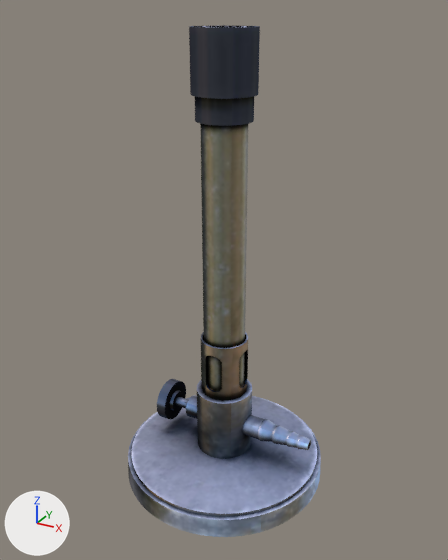
A saved change to the glTF model src/assets/models/GecoLab/bunsen_burner.glb.
Rendered twice from a 50 mm camera at (0.0902, -0.1643, 0.1612) aimed at (0.0, -0.0004, 0.0792). Lighting does not change. The marker at lower left points along +X, +Y and +Z. Where no turn or scale is listed for an object, it has been applied to the vertices. Vertices at the same position are counted once.

Script lines for the objects in view, before the commit:
```python
me_mesh_034 = bpy.data.meshes.new('Mesh.034')
me_mesh_034.from_pydata(...)  # 2029 vertices, 3862 faces; spans x -0.036..0.036, y -0.036..0.036, z -0.076..0.076
me_mesh_034.materials.append(mat_geco_group_a_010)
ob_bunsen_burner = bpy.data.objects.new('bunsen_burner', me_mesh_034)
ob_bunsen_burner.location = (0.0, 0.0, 0.08)
```
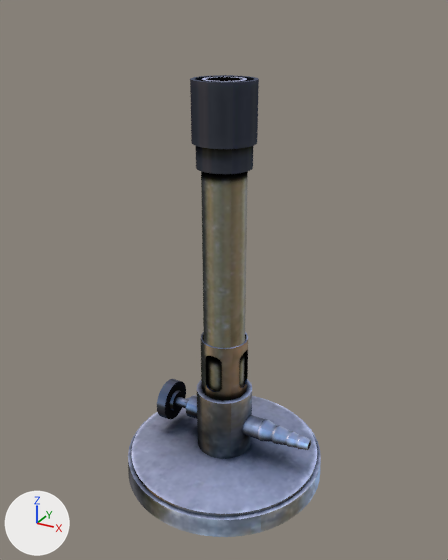
Where the change shows, as pixel boxes [x1, y1, x2, y2] in the pictures (448 x 560 px; the box of a moved part takes in the faces that stretch with it):
'bunsen_burner', reshaped (10% shorter)
    before: [128, 25, 321, 537]
    after: [128, 75, 321, 537]
part 1 of me_mesh_034, moved or reshaped
    before: [189, 25, 260, 126]
    after: [190, 75, 259, 174]
part 2 of me_mesh_034, moved or reshaped
    before: [200, 124, 248, 391]
    after: [201, 171, 248, 391]

Diff of the bpy script that builds the scene:
```diff
--- a/src/assets/models/GecoLab/bunsen_burner.glb.py
+++ b/src/assets/models/GecoLab/bunsen_burner.glb.py
@@ me_mesh_034 @@
 me_mesh_034.from_pydata(...)  # 2029 vertices, 3862 faces; spans x -0.036..0.036, y -0.036..0.036, z -0.076..0.076
 # used by ob_bunsen_burner; location = (0.0, 0.0, 0.08)
+# me_mesh_034 part 1: the loose piece of 310 vertices spanning x -0.01..0.01, y -0.01..0.01, z 0.051..0.076 is moved by (0.0, 0.0, -0.014)
+# me_mesh_034 part 2: all 31 vertices in x -0.007..0.007, y -0.007..0.007, z 0.052 are moved by (0.0, 0.0, -0.016)
 me_mesh_034.materials.append(mat_geco_group_a_010)
```
